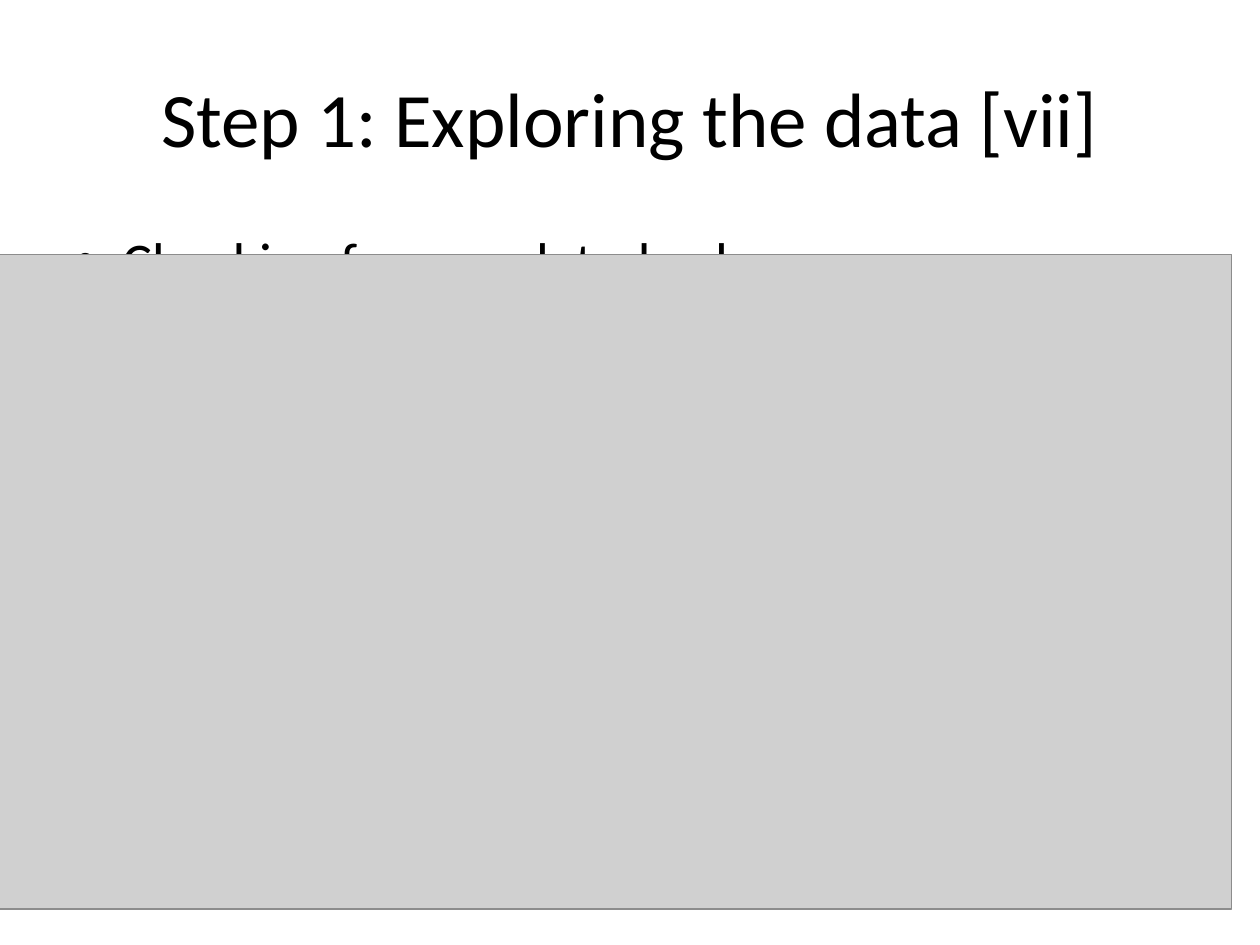
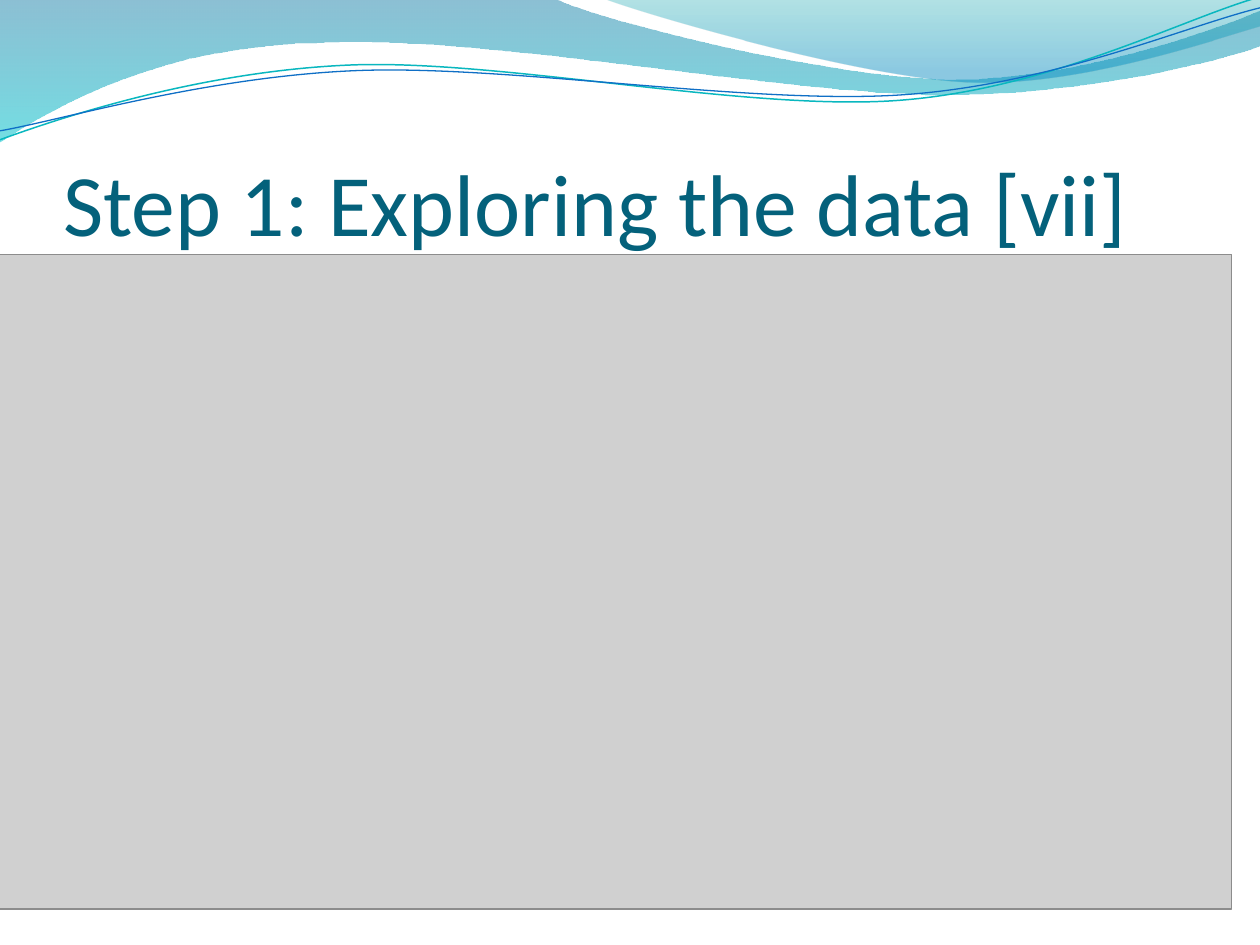
Before and after one commit to lkrump7/regression-apples-predict-api-template, a slide deck: slide 14 of What will the apples cost.pptx. Drawn at 1260x945 pixels with LibreOffice and Linux fonts; fonts in the diff are those of the drawing; grey boxes stand for pictures; background and template pictures are left out. Boxes give left, top, right and bottom in pixels: in the first picture for what was removed or moved away, otherwise in the second. Text is boxed around its words. In the diff, an @@ line names an element or a change of style, - is before the commit and + after.

```diff
--- a/What will the apples cost.pptx
+++ b/What will the apples cost.pptx
@@ freeform shape added at [0,0,1260,142], fill gradient #0074A1 to #00C6CF @@
@@ freeform shape added at [0,0,1260,147], outline #0AB8BF 0.85 pt @@
@@ freeform shape added at [0,8,1260,141], outline #0F6FC6 0.75 pt @@
@@ freeform shape added at [604,0,1260,87], fill gradient #00A1A9 to #008BBF @@
@@ title "Step 1: Exploring the data ...": place and size @@
-title "Step 1: Exploring the data ..." at [161,91,1097,161]
+title "Step 1: Exploring the data ..." at [63,172,1127,258]
@@ title "Step 1: Exploring the data ..." at [63,172,1127,258]: size 44 to 50 pt, text colour #000000 to #04617B; alignment centre to left; vertical alignment middle to bottom @@
@@ text removed at [123,235,807,255] @@
-• Checking for correlated values
```
Also in this commit, not shown: 23 other slides changed, 6 slides added.
